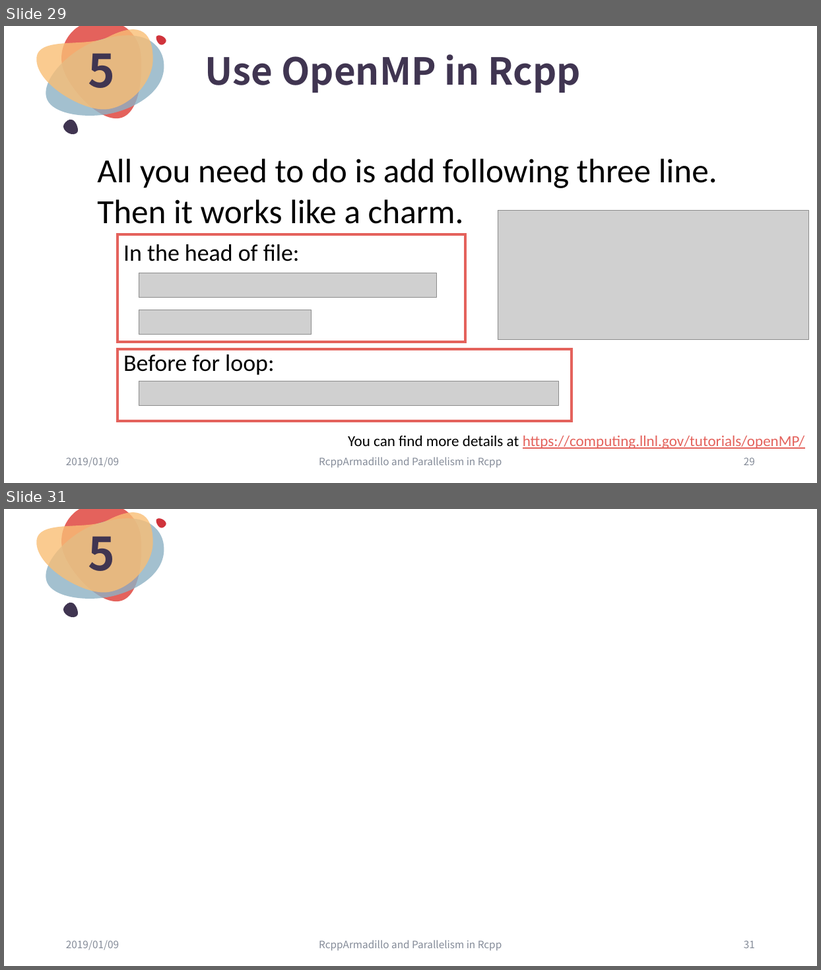
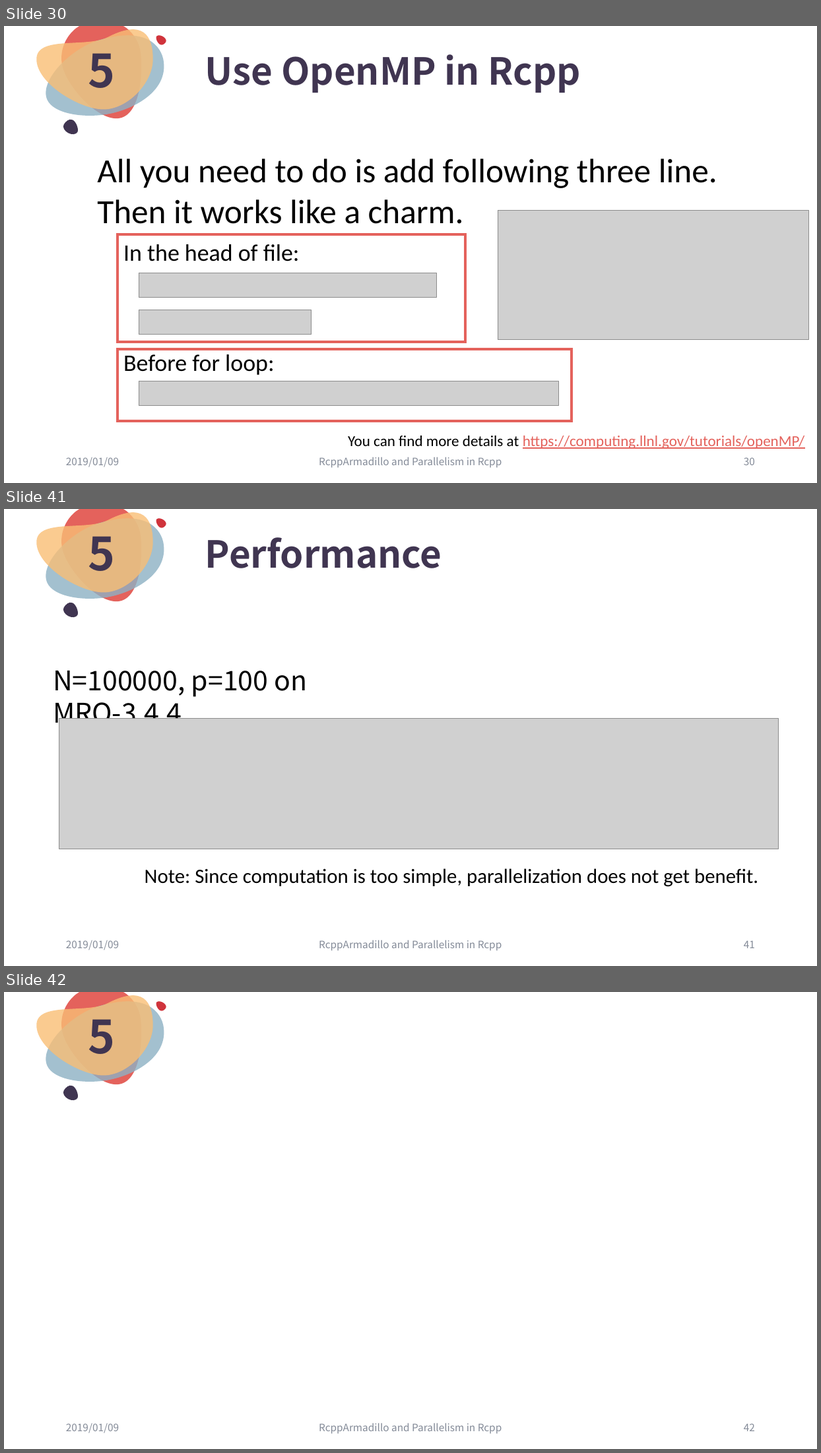
Before and after one commit to ChingChuan-Chen/Rcpp_RcppArmadillo_tutorial, a slide deck: leture_powerpoint_0109.pptx. Shown one above the other, each under a label of ours: slides 29 and 31 before the commit, slides 30, 41 and 42 after it; the slides between them are not shown. The pictures are 821x970 and 821x1453 pixels, drawn with LibreOffice and Linux fonts; fonts in the diff are those of the drawing; grey boxes stand for pictures. Boxes give left, top, right and bottom in pixels: in the first picture for what was removed or moved away, otherwise in the second. Text is boxed around its words. In the diff, an @@ line names an element or a change of style, - is before the commit and + after.

Commit message:
complete RcppParallel two examples

```diff
--- a/leture_powerpoint_0109.pptx
+++ b/leture_powerpoint_0109.pptx
@@ slide 41 added at [4, 509, 817, 966], background #FFFFFF; not listed: 5 template elements that a slide beside it also shows @@
@@ text added at [88, 524, 115, 571], 54 pt, text #403551, bold @@
+5
@@ title added at [205, 537, 442, 568], 44 pt, text #403551, bold @@
+Performance
@@ text added at [53, 671, 308, 730], 32 pt, text #000000 @@
+N=100000, p=100 on MRO-3.4.4
@@ picture added at [59, 719, 779, 850] @@
@@ text added at [145, 869, 758, 887], 24 pt, text #000000 @@
+Note: Since computation is too simple, parallelization does not get benefit.
@@ text added at [66, 941, 119, 951], 12 pt, text #848B98 @@
+2019/01/09
@@ text added at [319, 941, 502, 951], 12 pt, text #848B98 @@
+RcppArmadillo and Parallelism in Rcpp
@@ page number added at [744, 941, 755, 949], 12 pt, text #848B98 @@
+41
@@ what was slide 29 is now slide 30 @@
@@ page number at [744, 458, 755, 466]: text changed @@
-29
+30
@@ what was slide 31 is now slide 42 @@
@@ page number at [744, 1424, 755, 1432]: text changed @@
-31
+42
```
Also in this commit, not shown: 3 slides changed, 10 other slides added, 6 other files.
